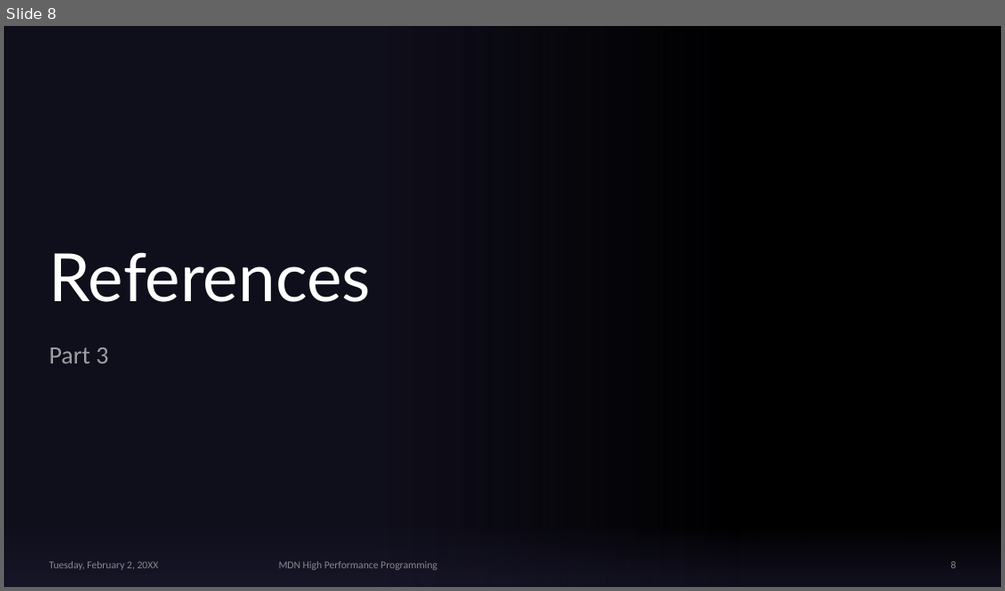
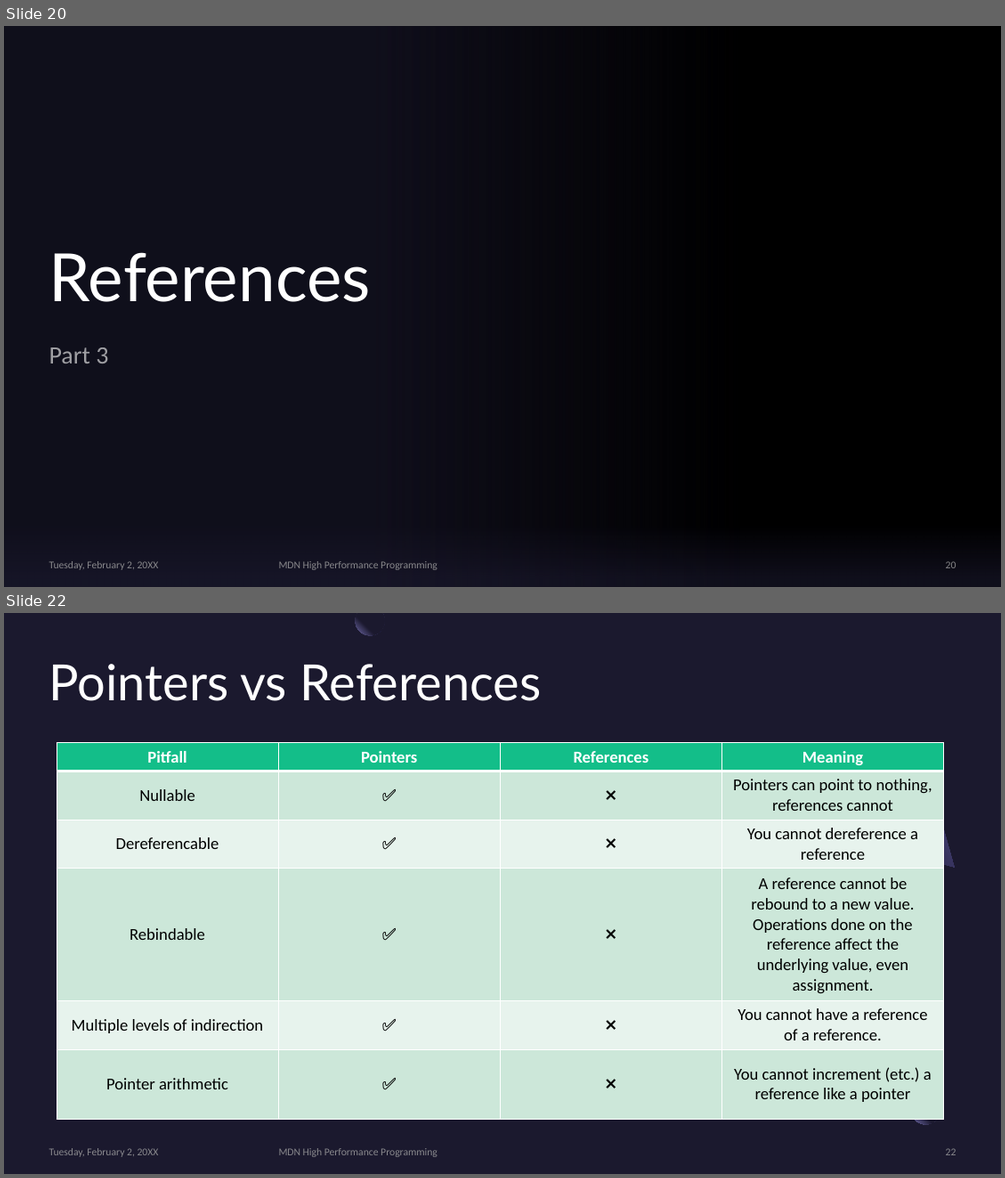
Before and after one commit to MonashDeepNeuron/HPP, a slide deck: content/part3/slides/hpp_part3.pptx. Shown one above the other, each under a label of ours: slide 8 before the commit, slides 20 and 22 after it; the slides between them are not shown. The pictures are 1005x591 and 1005x1178 pixels, drawn with LibreOffice and Linux fonts; fonts in the diff are those of the drawing; background and template pictures are left out. Boxes give left, top, right and bottom in pixels: in the first picture for what was removed or moved away, otherwise in the second. Text is boxed around its words. In the diff, an @@ line names an element or a change of style, - is before the commit and + after.

```diff
--- a/content/part3/slides/hpp_part3.pptx
+++ b/content/part3/slides/hpp_part3.pptx
@@ slide 22 added at bbox=[4, 613, 1001, 1174], background #1B192E @@
@@ freeform shape added at bbox=[356, 613, 385, 635], fill gradient #1B192E to #7771B2 @@
@@ title added at bbox=[49, 664, 542, 701], 48 pt, text #FFFFFF @@
+Pointers vs References
@@ table added at bbox=[57, 743, 945, 1119], 6 rows, 4 columns @@
+Pitfall | Pointers | References | Meaning
+Nullable | ✅ | ❌ | Pointers can point to nothing, references cannot
+Dereferencable | ✅ | ❌ | You cannot dereference a reference
+Rebindable | ✅ | ❌ | A reference cannot be rebound to a new value. Operations done on the reference affect the underlying value, even assignment.
+Multiple levels of indirection | ✅ | ❌ | You cannot have a reference of a reference.
+Pointer arithmetic | ✅ | ❌ | You cannot increment (etc.) a reference like a pointer
@@ freeform shape added at bbox=[850, 763, 986, 899], fill gradient #2C284A to #3C3867 to #1B192E @@
@@ ellipse added at bbox=[850, 763, 944, 857], fill gradient #454075 to #5BEFC1 @@
@@ rectangle added at bbox=[940, 1089, 971, 1119], fill #1B192E at 80% opacity @@
@@ ellipse added at bbox=[911, 1095, 940, 1125], fill gradient #1B192E to #7771B2 @@
@@ text added at bbox=[49, 1148, 159, 1157], 10 pt, text #A6A6A6 at 80% opacity @@
+Tuesday, February 2, 20XX
@@ text added at bbox=[279, 1148, 437, 1157], 10 pt, text #A6A6A6 at 80% opacity @@
+MDN High Performance Programming
@@ page number added at bbox=[946, 1148, 956, 1155], 10 pt, text #A6A6A6 at 80% opacity @@
+22
@@ what was slide 8 is now slide 20 @@
@@ page number at bbox=[946, 561, 956, 568]: text changed @@
-8
+20
```
Also in this commit, not shown: 2 slides changed, 23 other slides added, 4 other files.
